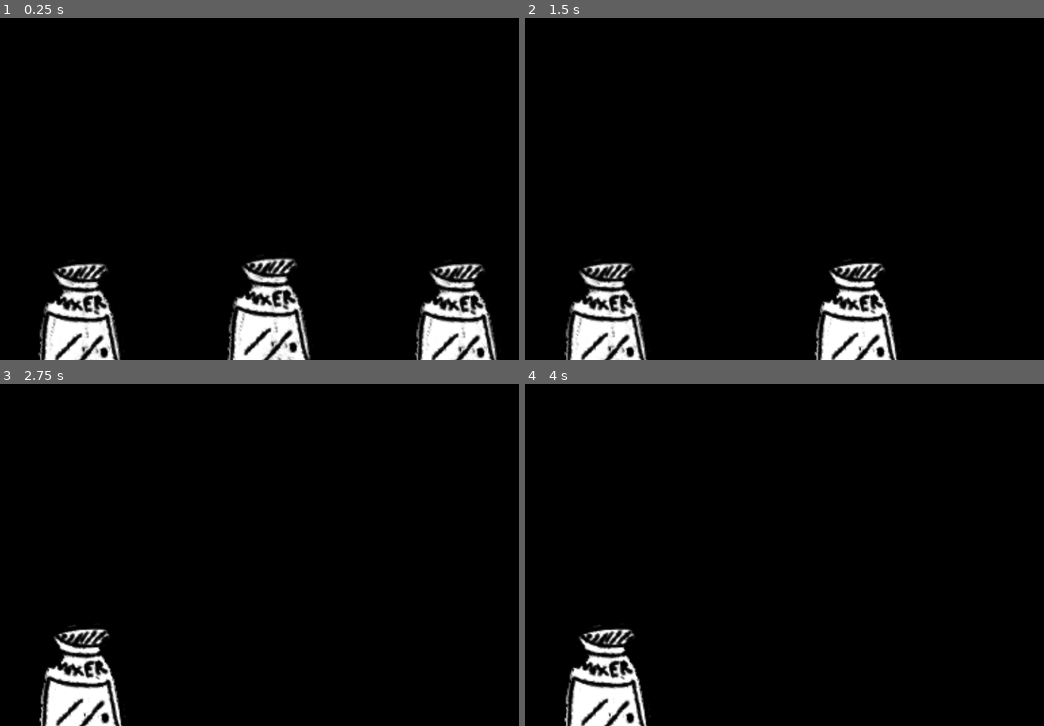
Above: before the commit, frames 1-4 (two rows, left to right).
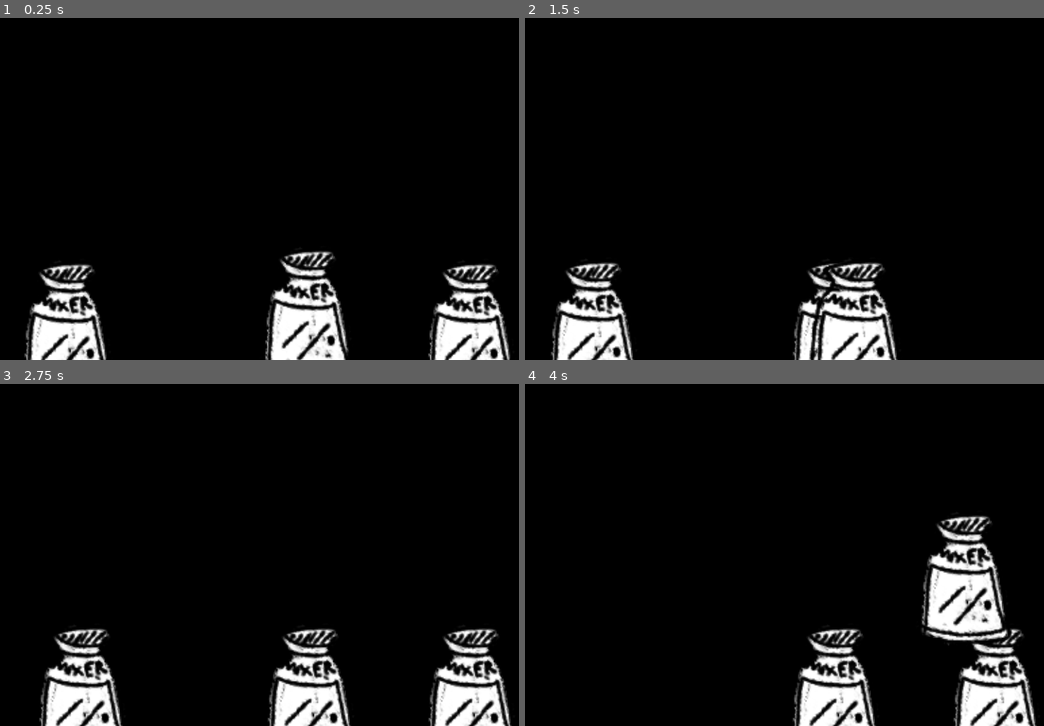
Above: after the commit, the same moments.

Repository: Goth-Bin-Garbage/build_a_dready_bear.swf
Game: Godot game, scene res://main.tscn
The game is run twice, just before and just after one commit, with the same random seed, the same clock (stepped at 60 frames per second) and the same inputs.
Inputs (mouse positions are in pixels of both pictures, inside the frame that each line leads up to):
- Up to frame 1 (0.25 s): no input
- Up to frame 2 (1.5 s): drag from (789, 325) to (976, 325) at 0.52 s; drag from (976, 325) to (602, 325) at 1.27 s
- Up to frame 3 (2.75 s): move the mouse to (77, 691) at 2.02 s; press the mouse at (77, 691) at 2.03 s
- Up to frame 4 (4 s): release the mouse at (602, 691) at 2.75 s; drag from (763, 599) to (602, 691) at 2.77 s; move the mouse to (960, 578) at 3.52 s; press the mouse at (960, 578) at 3.53 s

The runs differ from the first frame. In frame 1, 11% of the frame differs, in the area x 4-99%, y 68-100%; in frame 2, 4.1%; in frame 3, 6.1%; in frame 4, 12%, in the area x 7-99%, y 38-100%.

Commit message:
better mixer snapping

Diff:
--- a/project.godot
+++ b/project.godot
@@ -48,6 +48,11 @@
 "events": [Object(InputEventKey,"resource_local_to_scene":false,"resource_name":"","device":-1,"window_id":0,"alt_press …(195 unchanged characters)…
 ]
 }
+click={
+"deadzone": 0.5,
+"events": [Object(InputEventMouseButton,"resource_local_to_scene":false,"resource_name":"","device":-1,"window_id":0,"alt_pressed":false,"shift_pressed":false,"ctrl_pressed":false,"meta_pressed":false,"button_mask":0,"position":Vector2(0, 0),"global_position":Vector2(0, 0),"factor":1.0,"button_index":1,"canceled":false,"pressed":false,"double_click":false,"script":null)
+]
+}
 
 [rendering]
 
--- a/ui/mixer.gd
+++ b/ui/mixer.gd
@@ -1,27 +1,53 @@
 extends Node2D
 
+# how many mixers can be placed along the bottom of the screen
 @onready var mixer_positions : int = 6
+@onready var offset_from_bottom : int = 50
+@onready var snap_weight : float = 0.15
 
 @onready var mouse_over : bool = false
 @onready var dragging : bool = false
 
+@onready var snap_x : int
+@onready var old_snap_x : int
+
+
 func _ready():
-	pass # Replace with function body.
+	adjust_snap_x()
 
 
 func _process(delta):
 	if dragging:
+		adjust_snap_x()
+
+	if Input.is_action_just_released("click"):
+		if !dragging and mouse_over:
+			old_snap_x = snap_x
+			dragging = true
+		elif dragging:
+			for other_mixer in get_parent().get_children():
+				if other_mixer != self and other_mixer.snap_x == snap_x:
+					snap_x = old_snap_x
+					break
+			dragging = false
+
+	if dragging:
 		global_position = get_viewport().get_mouse_position()
 	else: # snap to positions along bottom of screen
-		var _w = 800 / mixer_positions
-		var _x : int = clamp(round(global_position.x / _w) * _w, _w, 800 - _w)
-		global_position = lerp(global_position, Vector2(_x, 600 - 50), .2)
+		global_position = lerp(
+			global_position,
+			Vector2(snap_x, Global.window_size.y - offset_from_bottom),
+			snap_weight
+		)
 
-	if Input.is_mouse_button_pressed(MOUSE_BUTTON_LEFT):
-		if mouse_over:
-			dragging = true
-	else:
-		dragging = false
+
+func adjust_snap_x():
+	var _snap_width = Global.window_size.x / (mixer_positions+1)
+	snap_x = clamp(
+		round(global_position.x / _snap_width) * _snap_width,
+		_snap_width,
+		Global.window_size.x - _snap_width
+	)
 
 
 func _on_area_2d_mouse_entered():
